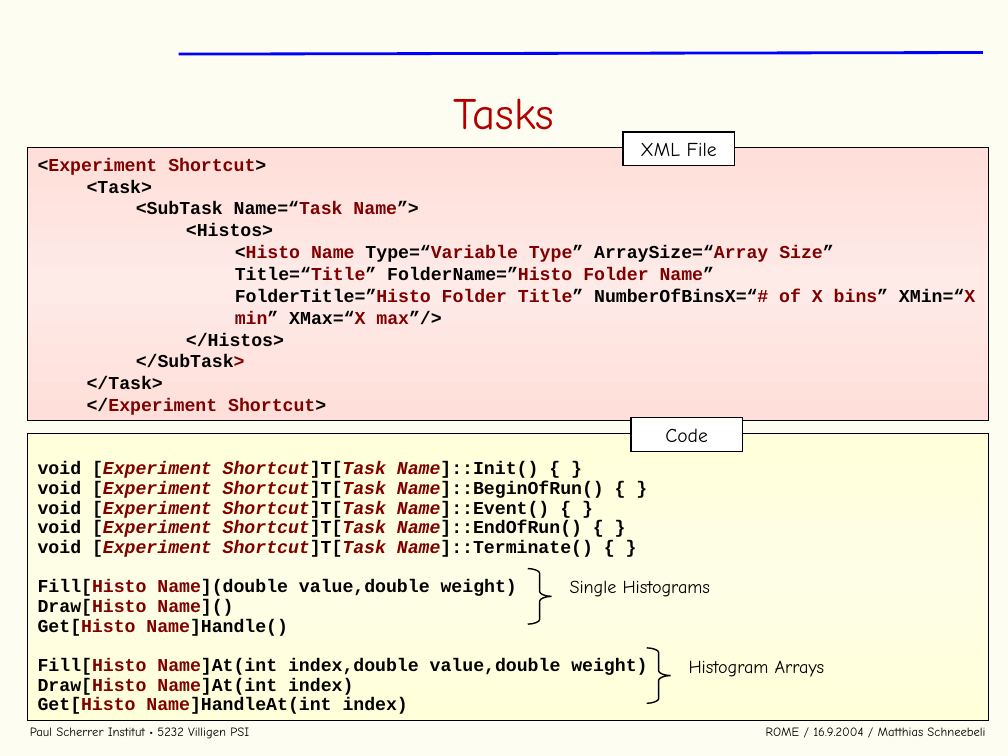
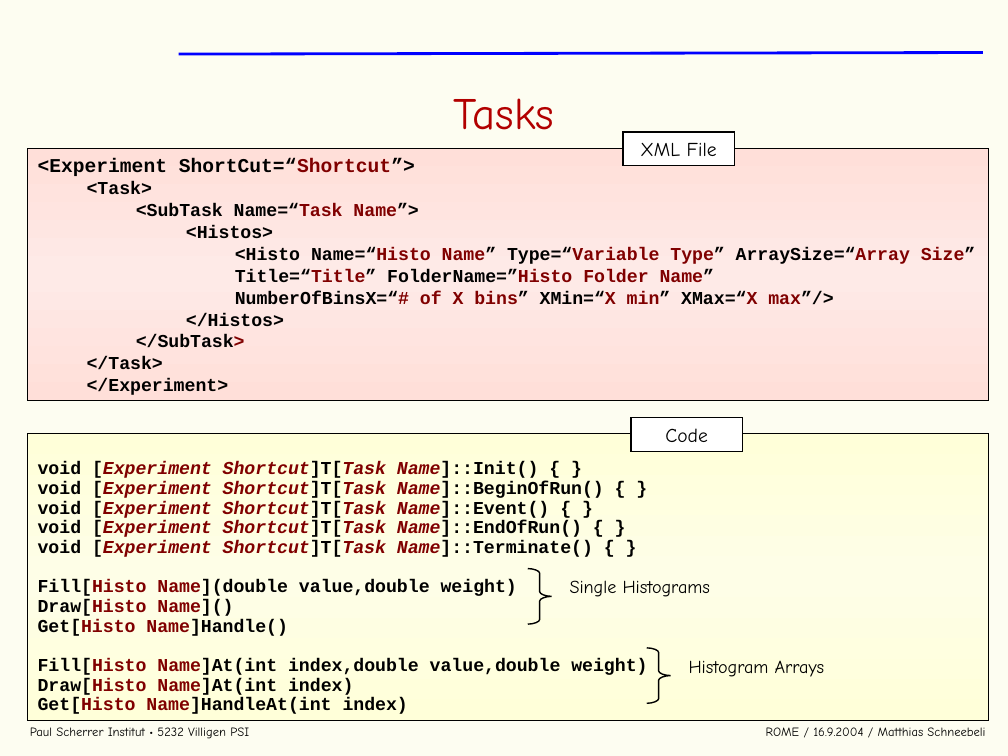
Before and after one commit to cjpl/rome, a slide deck: slide 18 of documentation/ROME.ppt. Drawn at 1008x756 pixels with LibreOffice and Linux fonts; fonts in the diff are those of the drawing; background and template pictures are left out. Boxes give left, top, right and bottom in pixels: in the first picture for what was removed or moved away, otherwise in the second. Text is boxed around its words. In the diff, an @@ line names an element or a change of style, - is before the commit and + after.

Commit message:
dyn. Folders, TRef Objects, XML format changed, ROMEStatic removed

```diff
--- a/documentation/ROME.ppt
+++ b/documentation/ROME.ppt
@@ rectangle "<Experiment ShortCut=“Shortcut”>": place and size @@
-rectangle "<Experiment ShortCut=“Shortcut”>" at (27, 148, 988, 421)
+rectangle "<Experiment ShortCut=“Shortcut”>" at (27, 148, 988, 401)
@@ text in rectangle at (38, 158, 415, 176): text changed; size 13 to 14 pt; text colour #800000 to #000000 @@
-<Experiment Shortcut>
+<Experiment ShortCut=“Shortcut”>
@@ text in rectangle at (235, 247, 975, 305): text changed @@
-        <Histo Name Type=“Variable Type” ArraySize=“Array Size” Title=“Title” FolderName=”Histo Folder Name” FolderTitle=”Histo Folder Title” NumberOfBinsX=“# of X bins” XMin=“X min” XMax=“X max”/>
+        <Histo Name=“Histo Name” Type=“Variable Type” ArraySize=“Array Size” Title=“Title” FolderName=”Histo Folder Name” NumberOfBinsX=“# of X bins” XMin=“X min” XMax=“X max”/>
@@ text in rectangle at (87, 378, 229, 395): text changed; text colour #800000 to #000000 @@
-</Experiment Shortcut>
+</Experiment>
```
Also in this commit, not shown: 2 other slides changed, 17 other files.
